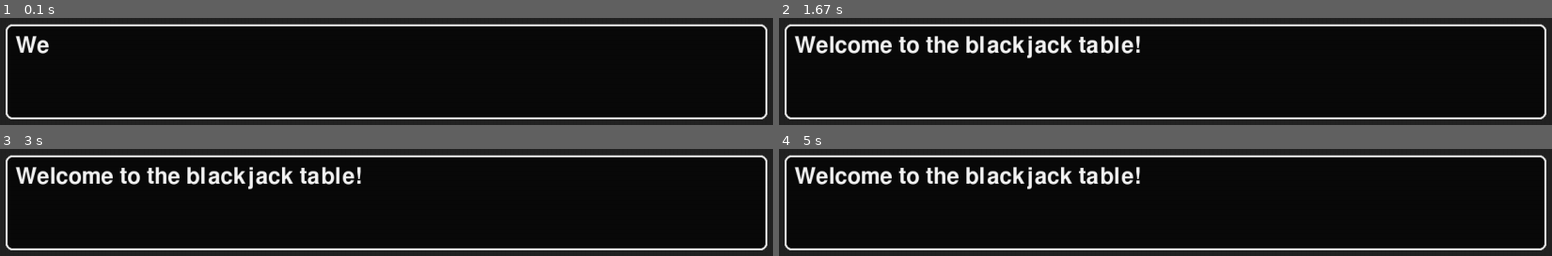
Above: before the commit, frames 1-4 (two rows, left to right).
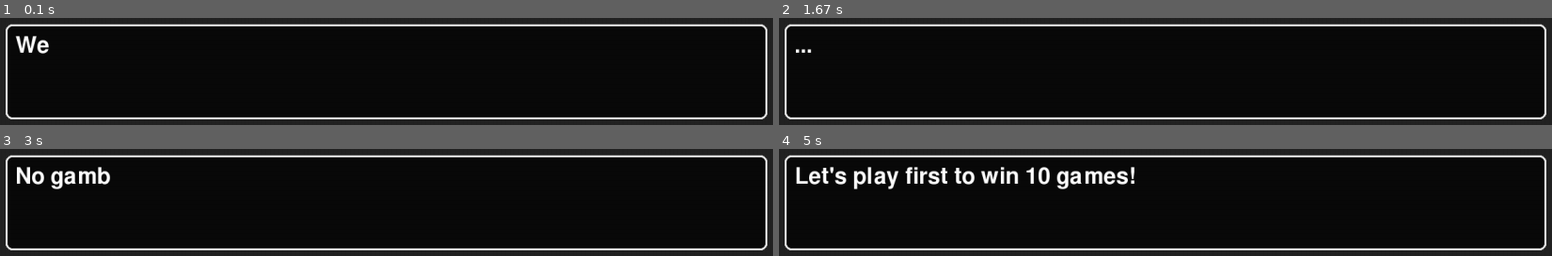
Above: after the commit, the same moments.

Repository: issheng4/Blackjack-pygame
Game: pygame game, started from pygame_version/blackjack_gui.py
Two runs of this game, one before a commit and one after it. Both use one fixed random seed, a clock stepped at 60 frames per second and the inputs below.
Inputs:
- Up to frame 1 (0.1 s): no input
- Up to frame 2 (1.67 s): tap Enter at 0.33 s; tap Space at 0.67, 1, 1.4 s
- Up to frame 3 (3 s): tap Space at 1.7, 1.9, 2.23, 2.53, 2.73 s
- Up to frame 4 (5 s): tap Space at 3.03, 3.3, 3.63, 3.93, 4.47, 4.77 s

The runs differ from the first frame. In frame 2, 3.7% of the frame differs, in the area x 1-47%, y 16-38%; in frame 3, 4.0%; in frame 4, 4.5%.

Commit message:
feat(dialogue): add multi-line support with text wrapping and key press to advance

Diff:
--- a/pygame_version/blackjack_gui.py
+++ b/pygame_version/blackjack_gui.py
@@ -1,4 +1,20 @@
 import pygame
+
+def wrap_text(text, font, max_width):
+    words = text.split(" ")
+    lines = []
+    current_line = ""
+    for word in words:
+        test_line = current_line + word + " "
+        test_line_width = font.size(test_line)[0]
+        if test_line_width < max_width:
+            current_line = test_line
+        else:
+            lines.append(current_line.strip())
+            current_line = word + " "
+    lines.append(current_line.strip())
+    return lines
+
 
 pygame.init()
 screen_width, screen_height = 1280, 720
@@ -6,15 +22,29 @@
 font = pygame.font.Font(None, 50)
 clock = pygame.time.Clock()
 running = True
+line_fully_displayed = False
 dt = 0
 
-# Dialogue text setup
-full_text = "Welcome to the blackjack table!"
+# Dialogue content
+dialogue_lines = [
+    "Welcome to the blackjack table!",
+    "My name is The Dealer. What's yours?",
+    "...",
+    "Oh, that's a lovely name.",
+    "So, you, we'll playing some rounds of blackjack here today.",
+    "No gambling though. I'm here to showcase the beauty, the artistry of this fine game.",
+    "Not here to partake in the devious act of gambling.",
+    "Instead...",
+    "Let's play first to win 10 games!"
+]
+
+current_line_index = 0
 typed_text = ""
 text_index = 0
 
+
 # Letter timing setup
-letter_delay = 30
+letter_delay = 20
 last_update = pygame.time.get_ticks()
 
 
@@ -24,22 +54,43 @@
     for event in pygame.event.get():
         if event.type == pygame.QUIT:
             running = False
+        elif event.type == pygame.KEYDOWN:
+            # If full line is displayed, go to next one when key is pressed
+            if line_fully_displayed:
+                current_line_index += 1
+                """if current_line_index >= len(dialogue_lines):
+                    run the main game
+                    else:"""
+                typed_text = ""
+                text_index = 0
+                last_update = pygame.time.get_ticks()
+                line_fully_displayed = False
+            else:
+                # Skip animation and show full line
+                typed_text = dialogue_lines[current_line_index]
+                line_fully_displayed = True
 
-    # Typewriter effect
+    # Typewriter logic
     now = pygame.time.get_ticks()
-    if text_index < len(full_text) and now - last_update > letter_delay:
-        typed_text += full_text[text_index]
-        text_index += 1
-        last_update = now
+    current_full_text = dialogue_lines[current_line_index]
+    current_full_text_word_count = len(current_full_text)
+    if not line_fully_displayed and text_index < current_full_text_word_count:
+        if now - last_update > letter_delay:
+            typed_text += current_full_text[text_index]
+            text_index += 1
+            last_update = now
+        if text_index == current_full_text_word_count:
+            line_fully_displayed = True
+
 
     # Fill background
     screen.fill((35, 35, 35))
 
-    # Drawing the text box
+    # Draw text box
     text_box_width = screen_width * 0.9
     text_box_height = screen_height * 0.2
     text_box_x = (screen_width - text_box_width) // 2
-    text_box_y = screen_height - text_box_height - 20
+    text_box_y = screen_height - text_box_height - (screen_height // 36)
 
     text_box_rect = pygame.Rect(text_box_x, text_box_y, text_box_width, text_box_height)
 
@@ -47,13 +98,16 @@
     pygame.draw.rect(screen, (235, 235, 235), text_box_rect, 3, border_radius=10)
 
 
-    # Text positions
-    text_margin = 15  # margin inside the box
-    text_x = text_box_x + text_margin
-    text_y = text_box_y + text_margin
+    # Wrap the typed text
+    line_height = 40
+    padding = 15
+    wrapped_lines = wrap_text(typed_text, font, text_box_width - line_height)
+    for i, line in enumerate(wrapped_lines):
+        text_surface = font.render(line, True, (255, 255, 255))
+        screen.blit(text_surface, (text_box_x + padding, text_box_y + padding + i * line_height))
 
-    rendered_text = font.render(typed_text, True, (245, 245, 245))
-    screen.blit(rendered_text, (text_x,text_y))
+
+
     pygame.display.flip()
 
 
